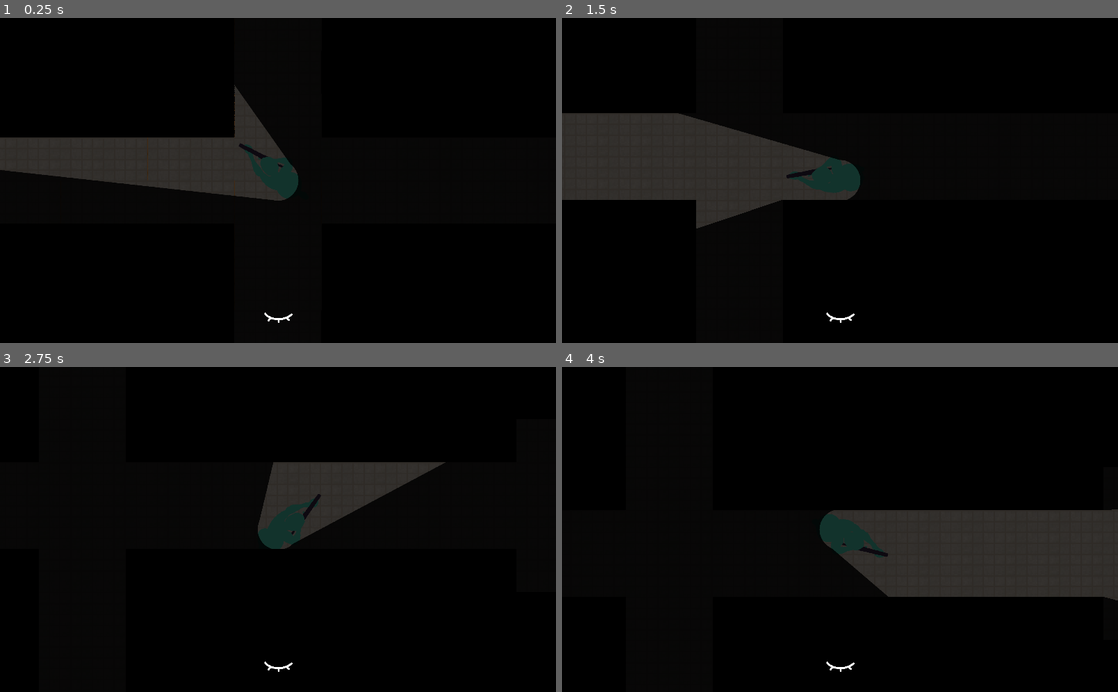
Above: before the commit, frames 1-4 (two rows, left to right).
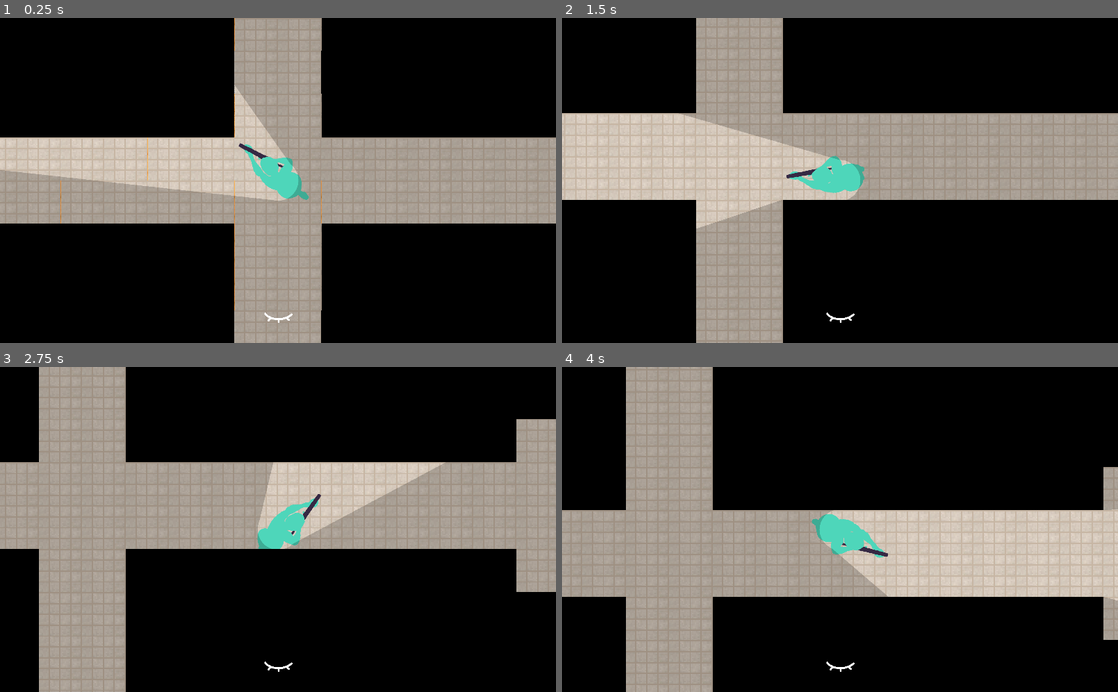
Above: after the commit, the same moments.

Repository: ZeeHatcher/project-vlastos
Game: Godot game, scene res://scenes/main.tscn
Same seed, same stepped clock (60 frames per second), same inputs: the game is played once before the commit and once after it.
Inputs (mouse positions are in pixels of both pictures, inside the frame that each line leads up to):
- Up to frame 1 (0.25 s): no input
- Up to frame 2 (1.5 s): tap Enter at 0.5 s; move the mouse to (962, 164) at 0.52 s; press the mouse at (962, 164) at 0.53 s; hold D (right) 0.53-1.28 s; move the mouse to (728, 196) at 1.27 s; release the mouse at (728, 196) at 1.28 s; hold S (down) from 1.28 s (still down); click (728, 196) at 1.35 s
- Up to frame 3 (2.75 s): tap Space at 2 s; move the mouse to (333, 458) at 2.02 s; release S (down) at 2.03 s; press the mouse at (333, 458) at 2.03 s; hold D (right) from 2.03 s (still down)
- Up to frame 4 (4 s): move the mouse to (812, 594) at 2.77 s; release D (right) at 2.78 s; release the mouse at (812, 594) at 2.78 s; hold W (up) 2.78-3.53 s; click (812, 594) at 2.85 s; move the mouse to (1006, 578) at 3.52 s; press the mouse at (1006, 578) at 3.53 s; hold A (left) from 3.53 s (still down)

The runs differ from the first frame. In frame 1, 38% of the frame differs, in the area x 0-100%, y 0-100%; in frame 2, 38%; in frame 3, 40%; in frame 4, 39%.

Commit message:
tweak enemy settings

Diff:
--- a/entities/enemy/enemy.gd
+++ b/entities/enemy/enemy.gd
@@ -9,8 +9,8 @@
 export(int) var speed := 200
 export(int) var _hunt_time := 10.0
 export(int) var _detection_range := 200.0
-export(int) var _angle_cone_of_vision := deg2rad(30.0)
-export(int) var _angle_between_rays := deg2rad(5.0)
+export(int) var _angle_cone_of_vision := deg2rad(90.0)
+export(int) var _angle_between_rays := deg2rad(15.0)
 
 onready var animated_sprite := $AnimatedSprite
 onready var chill_timer := $ChillTimer
@@ -35,7 +35,7 @@
 
 	for index in ray_count:
 		var ray := RayCast2D.new()
-		var angle = _angle_between_rays * (index - ray_count / 2.0)
+		var angle = _angle_between_rays * (index - ray_count / 2.0) + deg2rad(90.0)
 		ray.cast_to = Vector2.UP.rotated(angle) * _detection_range
 		_raycasts.add_child(ray)
 		ray.enabled = true
@@ -53,7 +53,3 @@
 	arrived = false
 	target_location = target
 	navigation_agent.set_target_location(target)
-
-
-func _on_ChillTimer_timeout():
-	pass # Replace with function body.
--- a/scenes/main.tscn
+++ b/scenes/main.tscn
@@ -137,6 +137,7 @@
 zoom = Vector2( 2, 2 )
 
 [node name="CanvasModulate" type="CanvasModulate" parent="."]
+visible = false
 color = Color( 0.0470588, 0.0470588, 0.0470588, 1 )
 
 [connection signal="body_entered" from="Exit" to="." method="_on_Exit_body_entered"]
